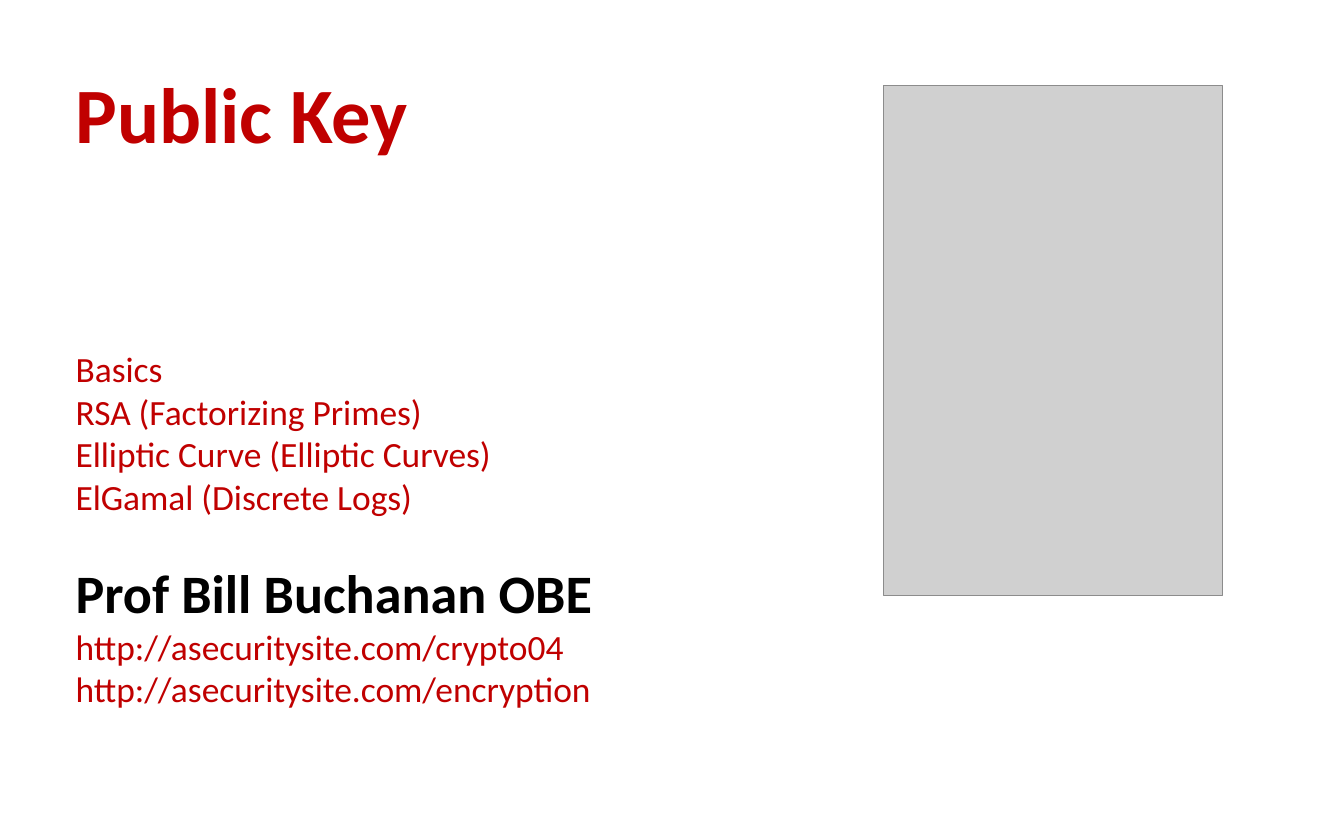
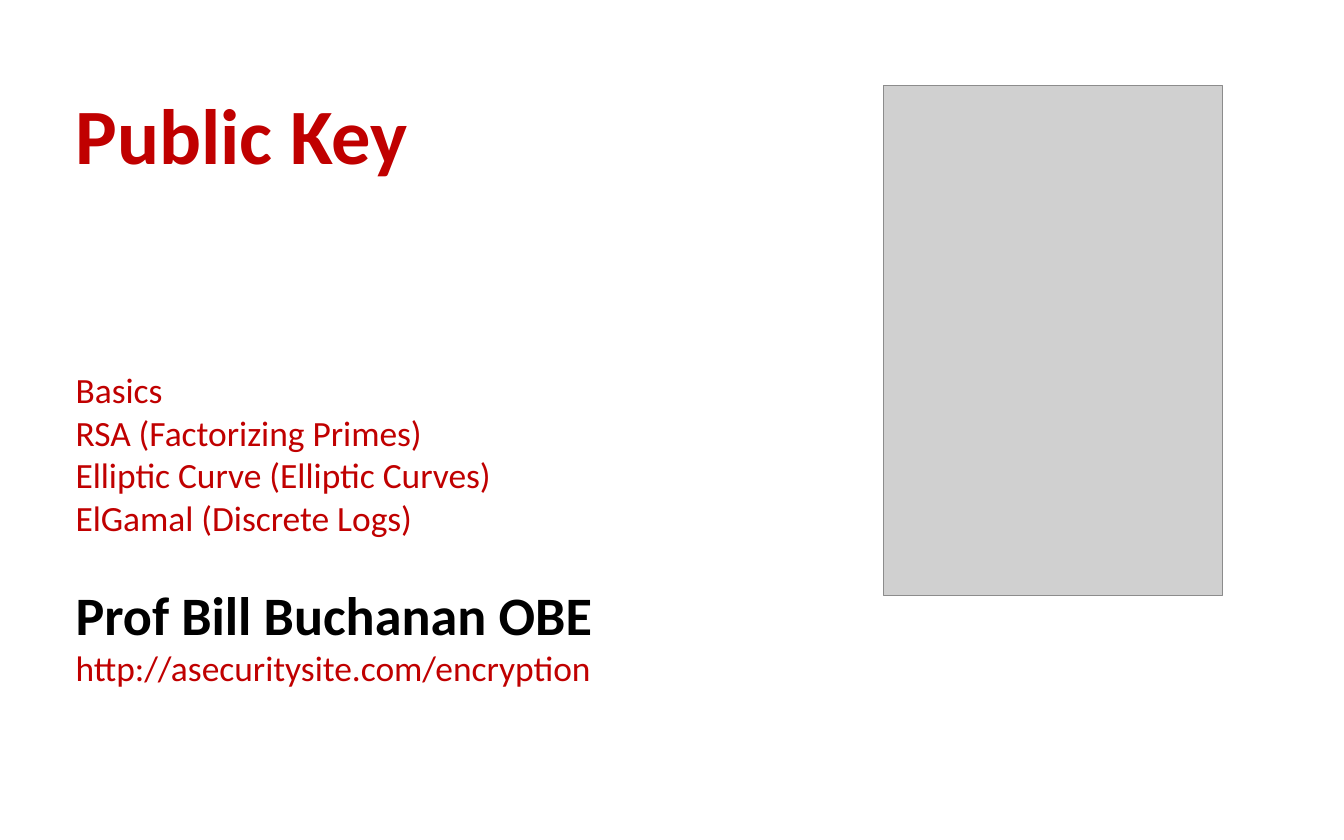
Before and after one commit to billbuchanan/cryptomasterclass, a slide deck: slide 1 of 03_public/lecture/data_public_msc.pptx. Drawn at 1344x840 pixels with LibreOffice and Linux fonts; fonts in the diff are those of the drawing; grey boxes stand for pictures. Boxes give left, top, right and bottom in pixels: in the first picture for what was removed or moved away, otherwise in the second. Text is boxed around its words. In the diff, an @@ line names an element or a change of style, - is before the commit and + after.

```diff
--- a/03_public/lecture/data_public_msc.pptx
+++ b/03_public/lecture/data_public_msc.pptx
@@ title at <box>76,109,592,687</box>: text changed @@
-Public Key
-Basics
-RSA (Factorizing Primes)
-Elliptic Curve (Elliptic Curves)
-ElGamal (Discrete Logs)
-Prof Bill Buchanan OBE
-http://asecuritysite.com/crypto04
-http://asecuritysite.com/encryption
+Public Key
+Basics
+RSA (Factorizing Primes)
+Elliptic Curve (Elliptic Curves)
+ElGamal (Discrete Logs)
+Prof Bill Buchanan OBE
+http://asecuritysite.com/encryption
```
Also in this commit, not shown: 1 other slide changed, 4 slides added, 5 other files.
